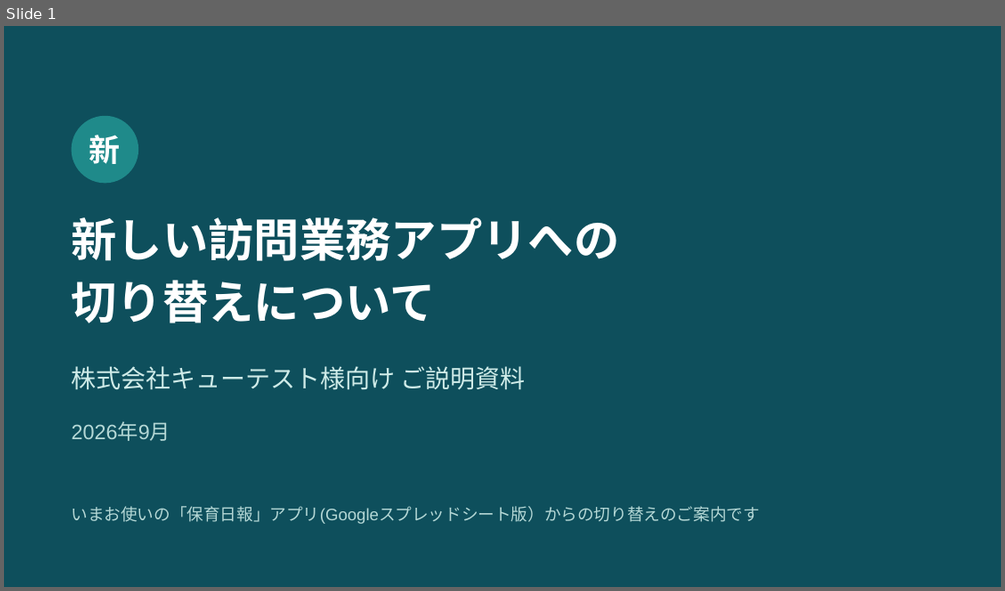
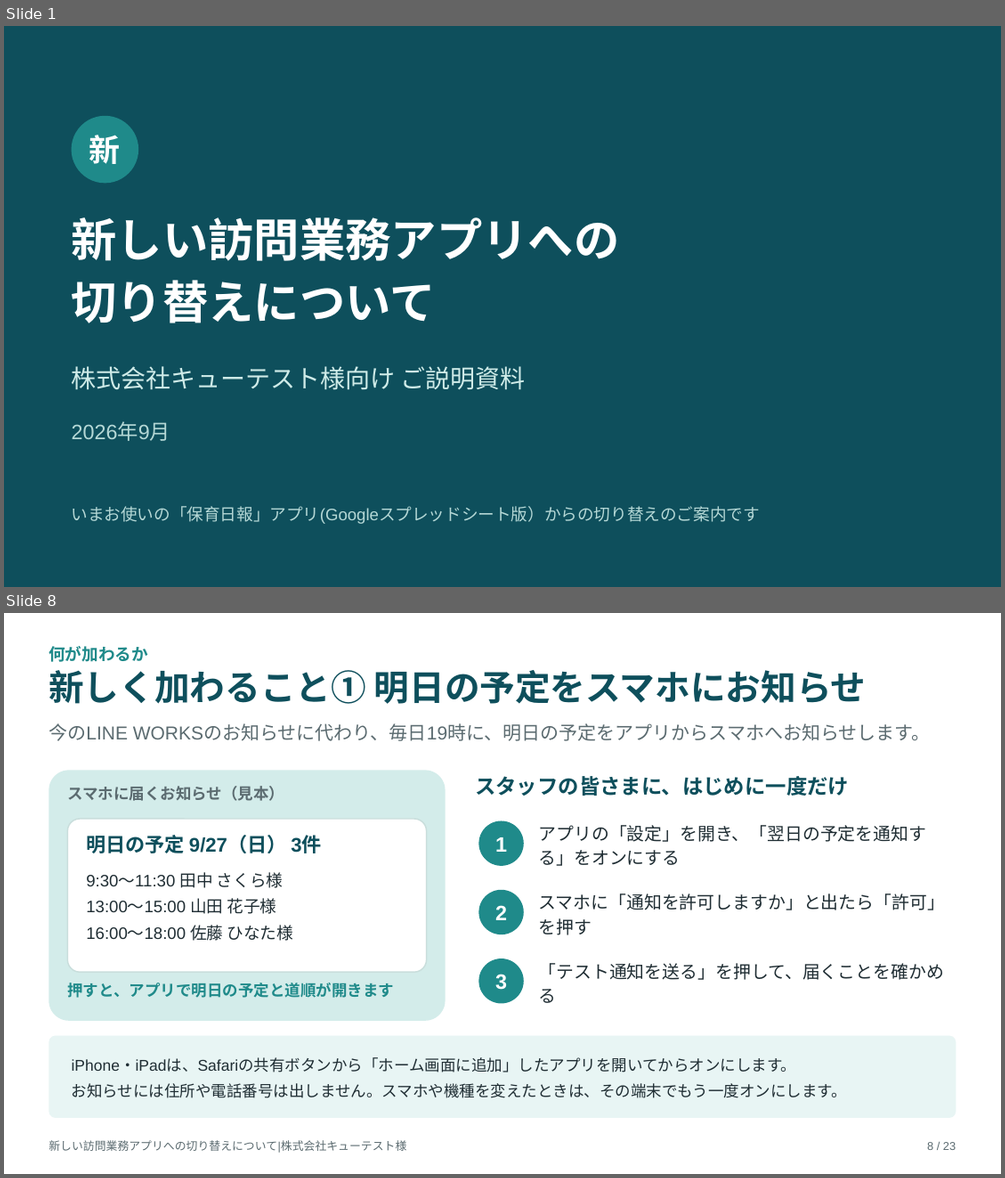
Before and after one commit to katahimo-dev/katahimo-app, a slide deck: doc/partner/新アプリ切替のご説明_キューテスト様.pptx. Shown one above the other, each under a label of ours: slide 1 before the commit, slides 1 and 8 after it; the slides between them are not shown. The pictures are 1005x591 and 1005x1178 pixels, drawn with LibreOffice and Linux fonts; fonts in the diff are those of the drawing. Boxes give left, top, right and bottom in pixels: in the first picture for what was removed or moved away, otherwise in the second. Text is boxed around its words. In the diff, an @@ line names an element or a change of style, - is before the commit and + after.

```diff
--- a/doc/partner/新アプリ切替のご説明_キューテスト様.pptx
+++ b/doc/partner/新アプリ切替のご説明_キューテスト様.pptx
@@ slide 8 added at [4, 613, 1001, 1174], background #FFFFFF @@
@@ text added at [48, 646, 148, 662], 16 pt, text #1F8A8A, bold @@
+何が加わるか
@@ text added at [48, 670, 866, 704], 34 pt, text #0E4F5C, bold @@
+新しく加わること① 明日の予定をスマホにお知らせ
@@ text added at [48, 723, 930, 741], 18 pt, text #5B6B70 @@
+今のLINE WORKSのお知らせに代わり、毎日19時に、明日の予定をアプリからスマホへお知らせします。
@@ rounded rectangle added at [48, 770, 445, 1021], fill #D3ECEA @@
@@ text added at [67, 786, 284, 801], 15 pt, text #5B6B70, bold @@
+スマホに届くお知らせ（見本）
@@ text added at [475, 776, 849, 795], 20 pt, text #0E4F5C, bold @@
+スタッフの皆さまに、はじめに一度だけ
@@ rounded rectangle added at [67, 819, 427, 972], fill #FFFFFF, outline #C9DEDC 1.25 pt @@
@@ ellipse added at [479, 821, 524, 866], fill #1F8A8A, 20 pt, text #FFFFFF, bold @@
+1
@@ text added at [539, 825, 927, 866], 17 pt, text #1F2D33 @@
+アプリの「設定」を開き、「翌日の予定を通知する」をオンにする
@@ text added at [86, 835, 321, 853], 19 pt, text #0E4F5C, bold @@
+明日の予定 9/27（日） 3件
@@ text added at [86, 872, 293, 941], 16 pt, text #1F2D33 @@
+9:30〜11:30 田中 さくら様
+13:00〜15:00 山田 花子様
+16:00〜18:00 佐藤 ひなた様
@@ ellipse added at [479, 890, 524, 934], fill #1F8A8A, 20 pt, text #FFFFFF, bold @@
+2
@@ text added at [539, 893, 945, 935], 17 pt, text #1F2D33 @@
+スマホに「通知を許可しますか」と出たら「許可」を押す
@@ ellipse added at [479, 958, 524, 1004], fill #1F8A8A, 20 pt, text #FFFFFF, bold @@
+3
@@ text added at [67, 982, 394, 997], 15 pt, text #1F8A8A, bold @@
+押すと、アプリで明日の予定と道順が開きます
@@ text added at [539, 963, 944, 1003], 17 pt, text #1F2D33 @@
+「テスト通知を送る」を押して、届くことを確かめる
@@ rounded rectangle added at [48, 1036, 956, 1118], fill #E8F5F4 @@
@@ text added at [72, 1059, 847, 1098], 15 pt, text #1F2D33 @@
+iPhone・iPadは、Safariの共有ボタンから「ホーム画面に追加」したアプリを開いてからオンにします。
+お知らせには住所や電話番号は出しません。スマホや機種を変えたときは、その端末でもう一度オンにします。
@@ text added at [48, 1140, 406, 1152], 11 pt, text #5B6B70 @@
+新しい訪問業務アプリへの切り替えについて|株式会社キューテスト様
@@ text added at [927, 1142, 955, 1150], 11 pt, text #5B6B70 @@
+8 / 23
```
Also in this commit, not shown: 20 slides changed, 1 other slide added, 4 other files.
